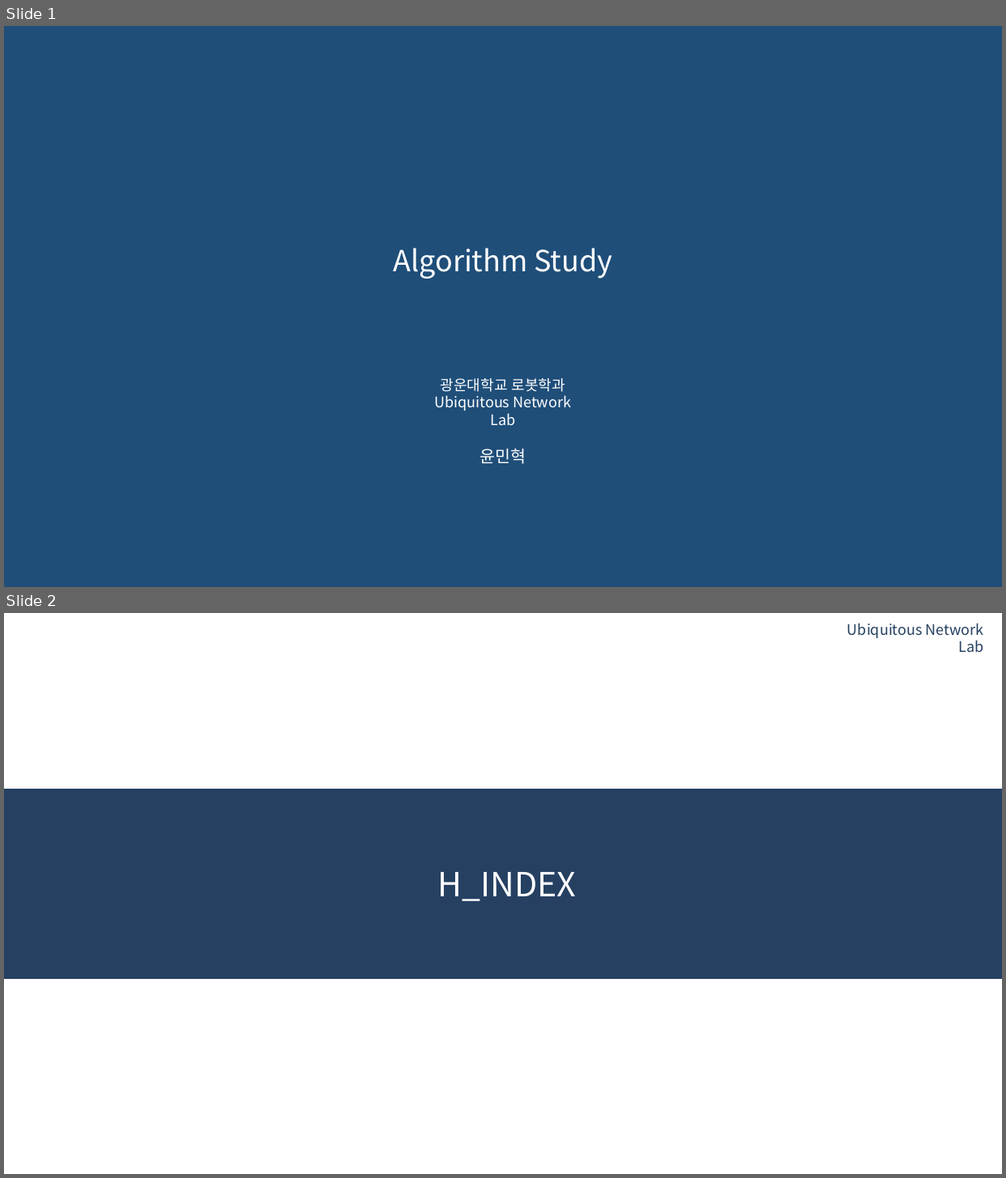
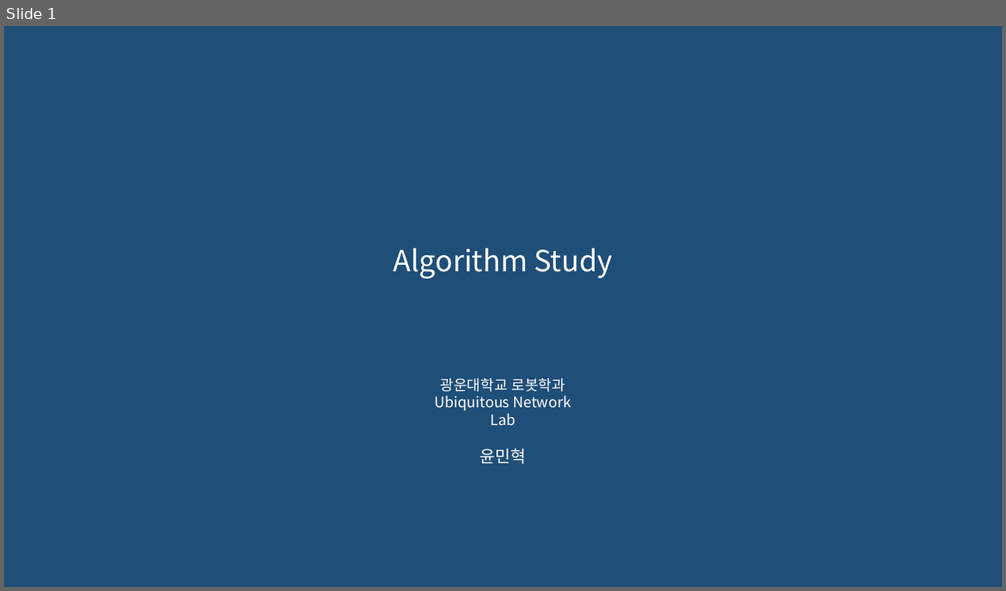
Before and after one commit to 0913ktg/Algorithm_Study, a slide deck: week_3/ppt/MinhyeokYun.pptx. Shown one above the other, each under a label of ours: slides 1 and 2 before the commit, slide 1 after it. The pictures are 1006x1178 and 1006x591 pixels, drawn with LibreOffice and Linux fonts; fonts in the diff are those of the drawing; background and template pictures are left out. Boxes give left, top, right and bottom in pixels: in the first picture for what was removed or moved away, otherwise in the second. Text is boxed around its words. In the diff, an @@ line names an element or a change of style, - is before the commit and + after.

```diff
--- a/week_3/ppt/MinhyeokYun.pptx
+++ b/week_3/ppt/MinhyeokYun.pptx
@@ slide 2 removed at (4,613,1002,1174), background #FFFFFF @@
@@ text removed at (847,623,984,652) @@
-Ubiquitous Network Lab
@@ rectangle removed at (4,789,1002,979) @@
@@ title removed at (438,872,577,901) @@
-H_INDEX
```
Also in this commit, not shown: 6 slides added, 8 other slides removed, 2 other files.
